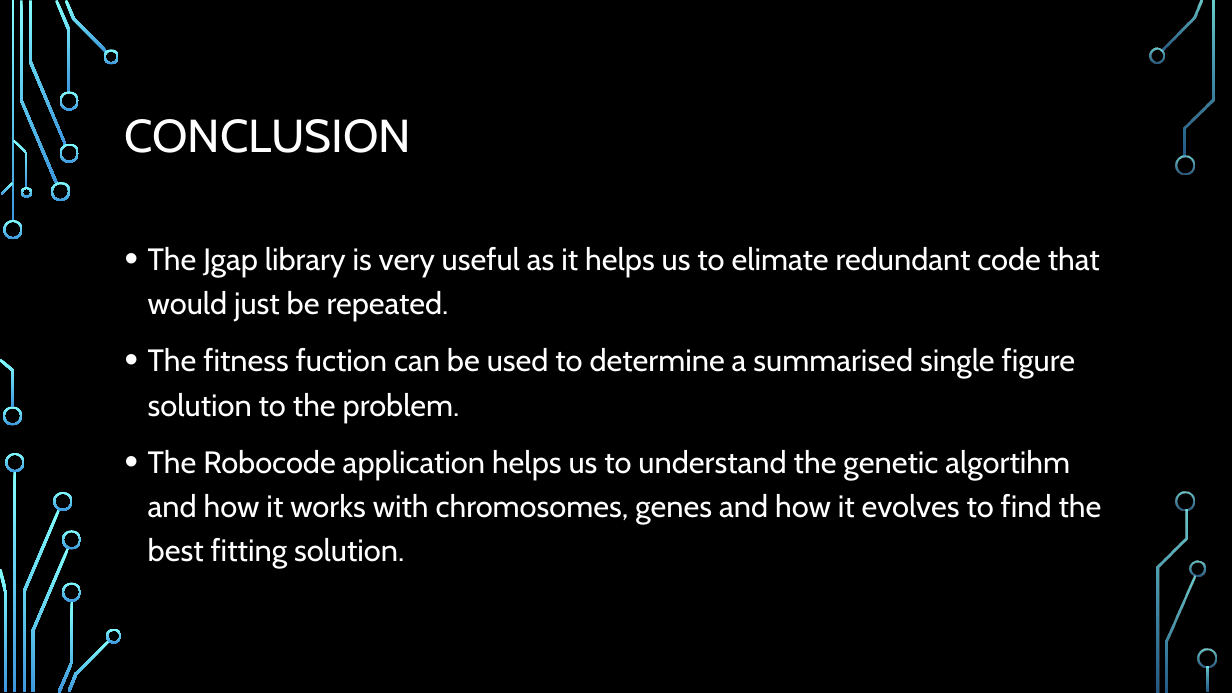
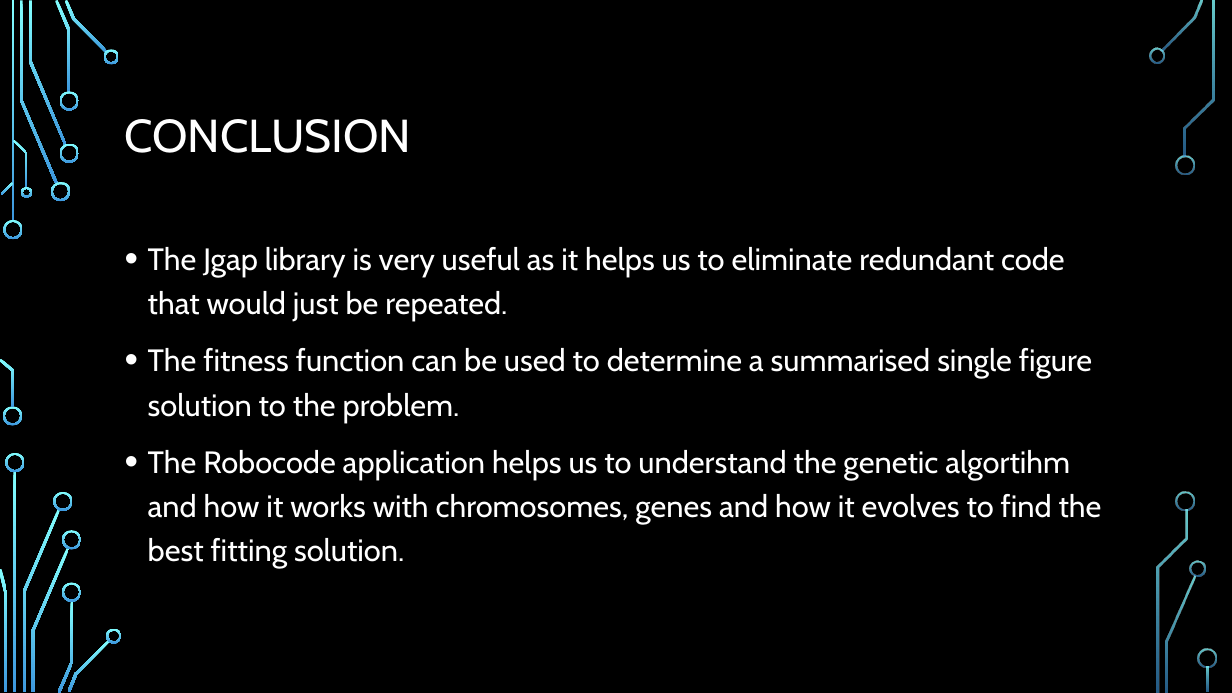
Before and after one commit to kacper97/AlgorithmForLab2, a slide deck: slide 7 of Presentation 2.pptx. Drawn at 1232x693 pixels with LibreOffice and Linux fonts; fonts in the diff are those of the drawing; background and template pictures are left out. Boxes give left, top, right and bottom in pixels: in the first picture for what was removed or moved away, otherwise in the second. Text is boxed around its words. In the diff, an @@ line names an element or a change of style, - is before the commit and + after.

```diff
--- a/Presentation 2.pptx
+++ b/Presentation 2.pptx
@@ text at <box>148,247,1092,422</box>: text changed @@
-• The Jgap library is very useful as it helps us to elimate redundant code that would just be repeated.
-• The fitness fuction can be used to determine a summarised single figure solution to the problem.
+• The Jgap library is very useful as it helps us to eliminate redundant code that would just be repeated.
+• The fitness function can be used to determine a summarised single figure solution to the problem.
```
Also in this commit, not shown: 4 other slides changed, 1 slide removed.
